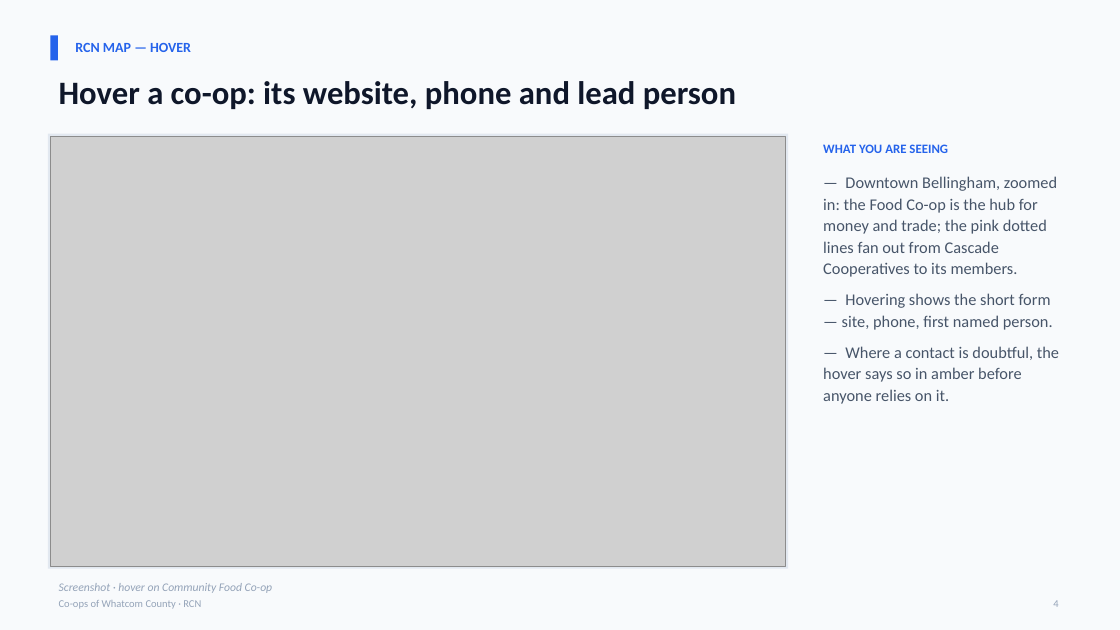
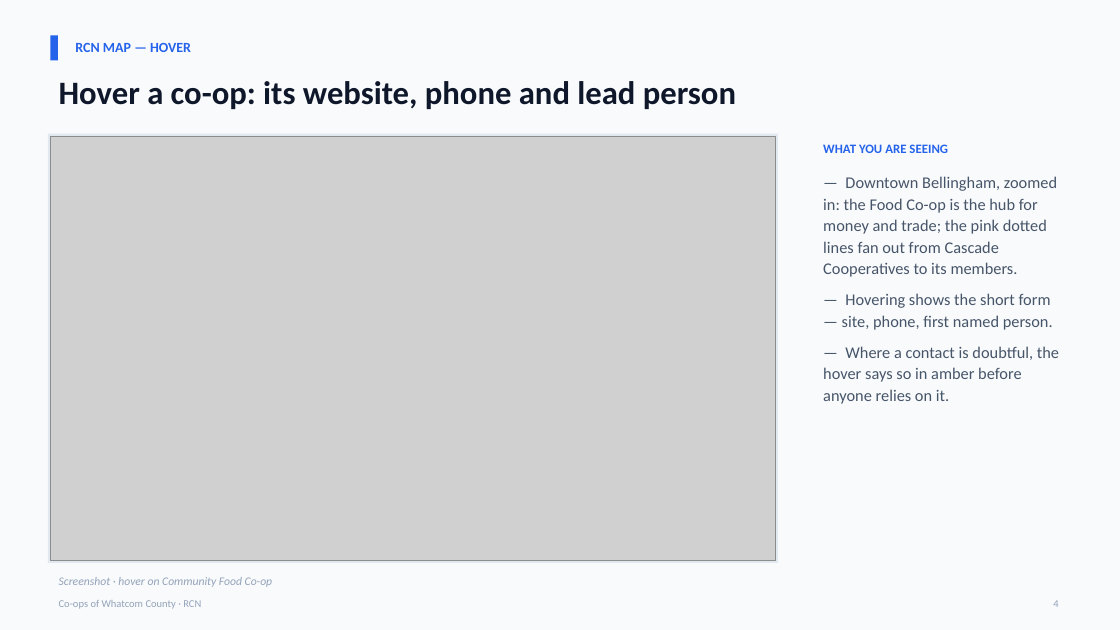
Before and after one commit to marpie1/rcn, a slide deck: slide 4 of docs/whatcom-coops-four-lenses.pptx. Drawn at 1120x630 pixels with LibreOffice and Linux fonts; fonts in the diff are those of the drawing; grey boxes stand for pictures. Boxes give left, top, right and bottom in pixels: in the first picture for what was removed or moved away, otherwise in the second. Text is boxed around its words. In the diff, an @@ line names an element or a change of style, - is before the commit and + after.

```diff
--- a/docs/whatcom-coops-four-lenses.pptx
+++ b/docs/whatcom-coops-four-lenses.pptx
@@ rectangle: place and size @@
-rectangle at <box>48,134,788,569</box>
+rectangle at <box>48,134,778,563</box>
@@ picture: place and size @@
-picture at <box>50,136,786,566</box>
+picture at <box>50,136,776,560</box>
@@ text "Screenshot · hover on Community ...": place and size @@
-text "Screenshot · hover on Community ..." at <box>59,583,273,593</box>
+text "Screenshot · hover on Community ..." at <box>59,577,273,587</box>
```
Also in this commit, not shown: 11 other slides changed, 5 slides added, 57 other files.
